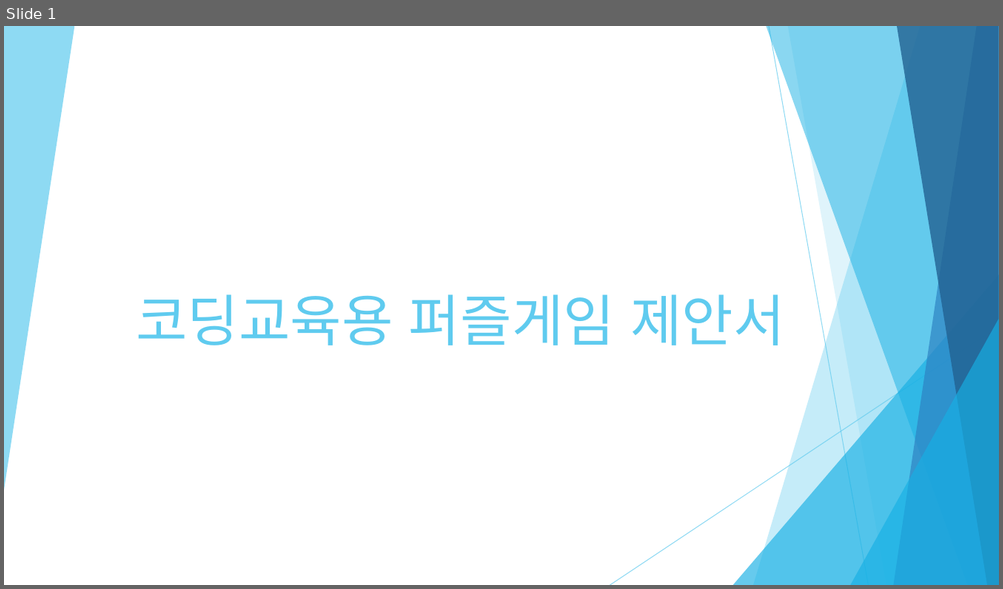
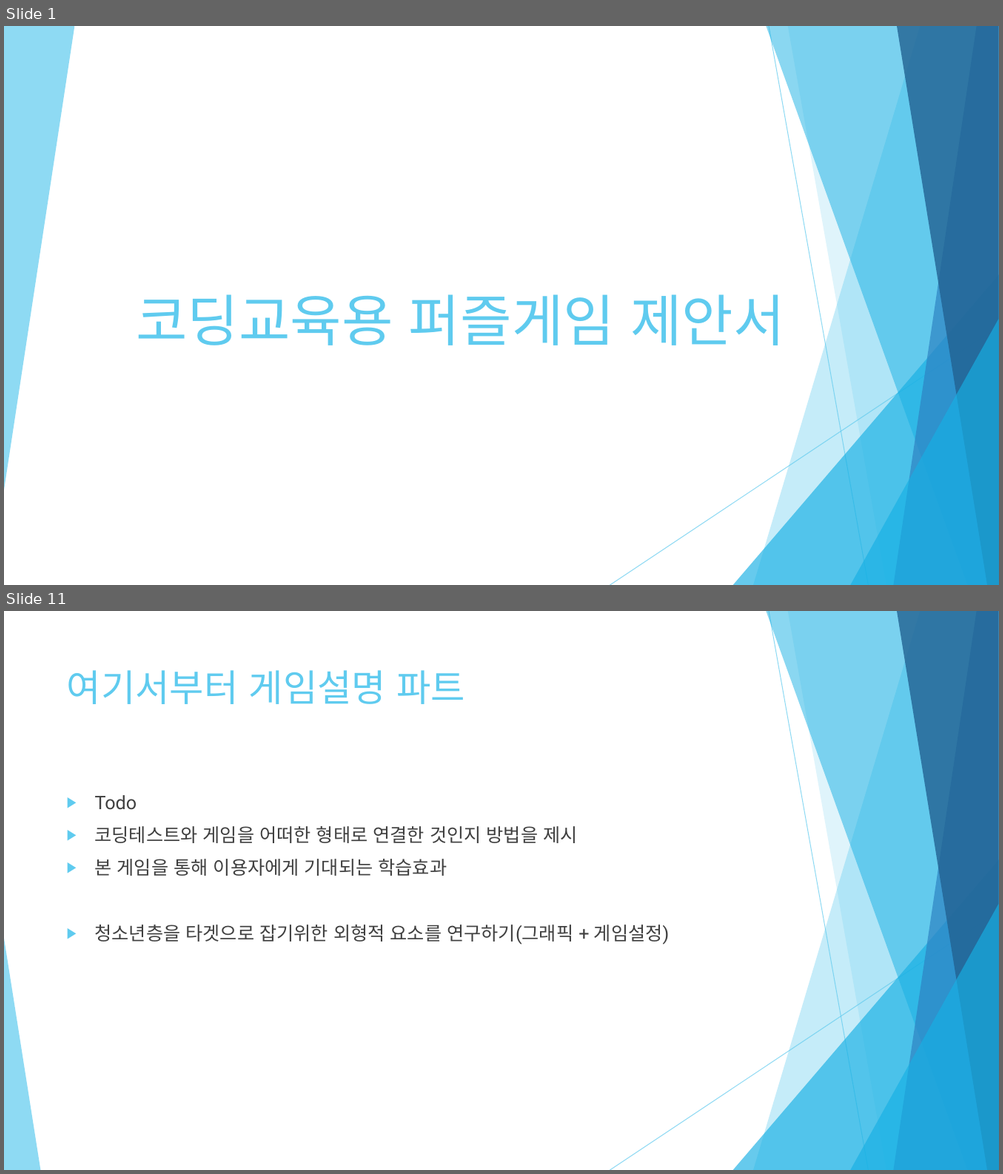
Before and after one commit to healjoo/smallprecious, a slide deck: 코딩교육용 퍼즐게임 제안서.pptx. Shown one above the other, each under a label of ours: slide 1 before the commit, slides 1 and 11 after it; the slides between them are not shown. The pictures are 1003x589 and 1003x1174 pixels, drawn with LibreOffice and Linux fonts; fonts in the diff are those of the drawing. Boxes give left, top, right and bottom in pixels: in the first picture for what was removed or moved away, otherwise in the second. Text is boxed around its words. In the diff, an @@ line names an element or a change of style, - is before the commit and + after.

```diff
--- a/코딩교육용 퍼즐게임 제안서.pptx
+++ b/코딩교육용 퍼즐게임 제안서.pptx
@@ slide 11 added at (4, 611, 999, 1170), background #FFFFFF; not listed: 9 template elements that a slide beside it also shows @@
@@ title added at (67, 670, 465, 704), 36 pt, text #5FCBEF @@
+여기서부터 게임설명 파트
@@ text added at (95, 795, 669, 945), 18 pt, text #404040 @@
+▶ Todo
+▶ 코딩테스트와 게임을 어떠한 형태로 연결한 것인지 방법을 제시
+▶ 본 게임을 통해 이용자에게 기대되는 학습효과
+▶ 청소년층을 타겟으로 잡기위한 외형적 요소를 연구하기(그래픽 + 게임설정)
@@ triangle added at (4, 939, 40, 1170), fill #5FCBEF at 70% opacity @@
```
Also in this commit, not shown: 8 slides changed, 1 other slide added.
